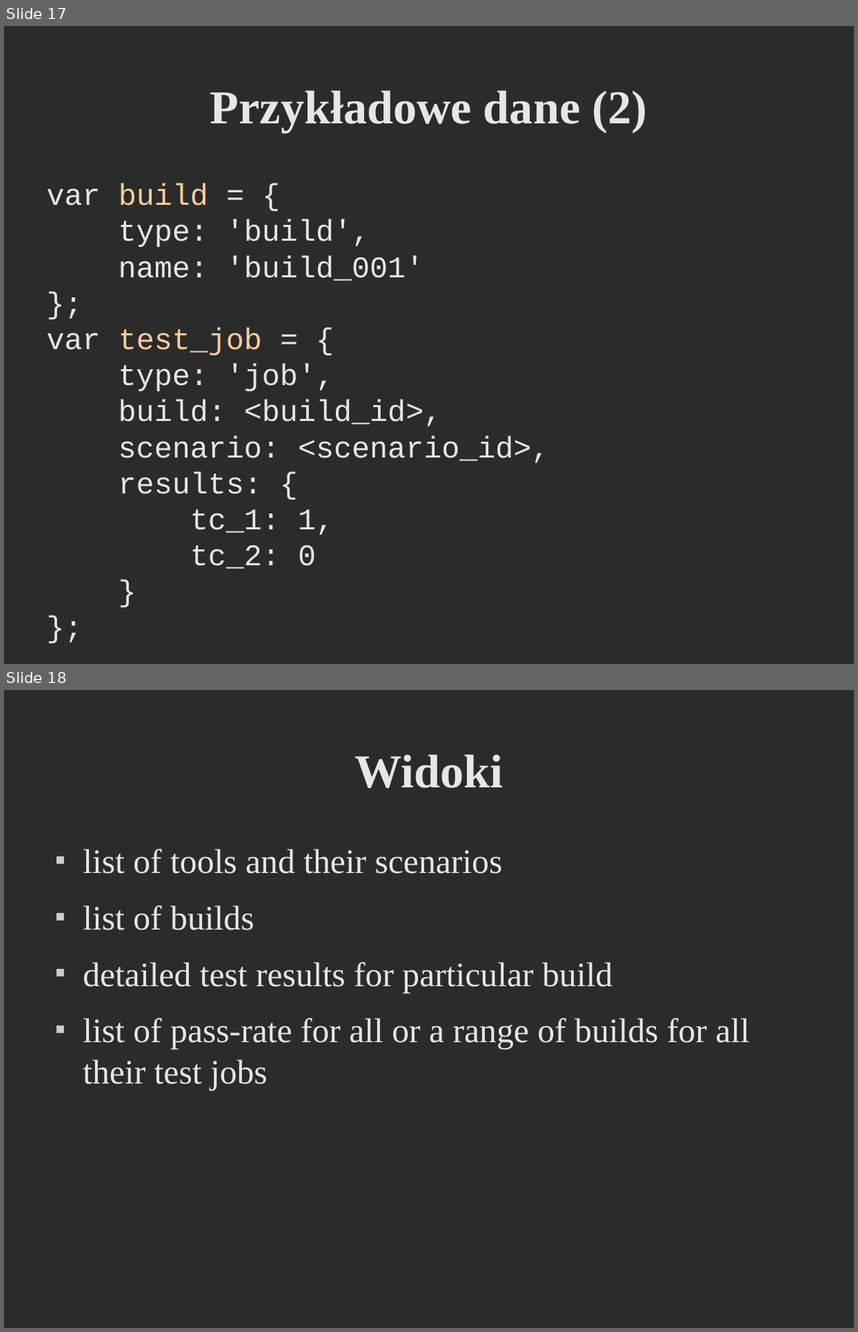
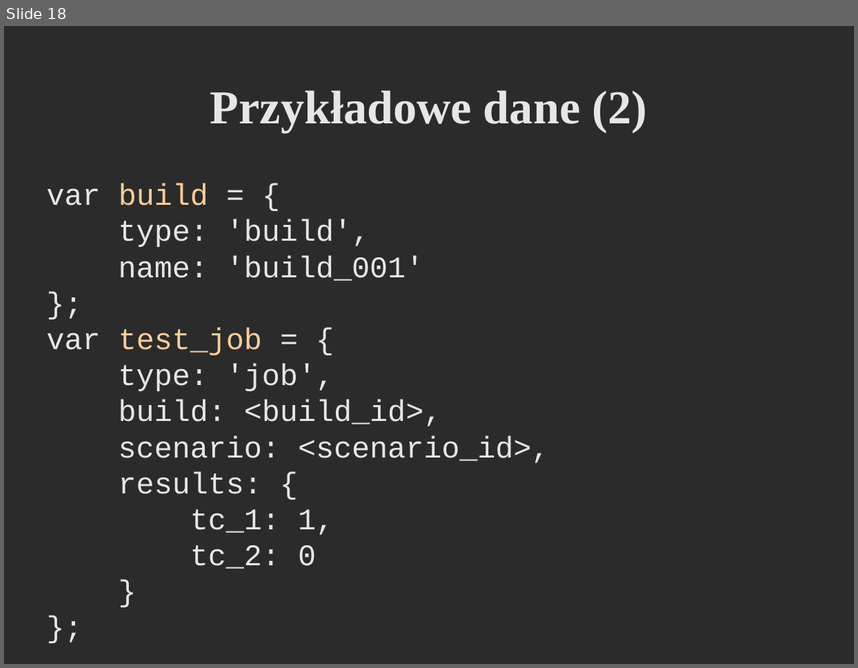
Before and after one commit to godfryd/checking-couchdb, a slide deck: checking-couchdb.odp. Shown one above the other, each under a label of ours: slides 17 and 18 before the commit, slide 18 after it. The pictures are 858x1332 and 858x668 pixels, drawn with LibreOffice and Linux fonts; fonts in the diff are those of the drawing; background and template pictures are left out; a plain dark background stands for a picture behind light text. Boxes give left, top, right and bottom in pixels: in the first picture for what was removed or moved away, otherwise in the second. Text is boxed around its words. In the diff, an @@ line names an element or a change of style, - is before the commit and + after.

```diff
--- a/checking-couchdb.odp
+++ b/checking-couchdb.odp
@@ slide 18 removed at [4, 690, 854, 1328], background picture (left out) @@
@@ title removed at [355, 754, 503, 788] @@
-Widoki
@@ text removed at [83, 849, 750, 1090] @@
-■ list of tools and their scenarios
-■ list of builds
-■ detailed test results for particular build
-■ list of pass-rate for all or a range of builds for all their test jobs
@@ what was slide 17 is now slide 18 @@
```
Also in this commit, not shown: 9 slides changed, 6 slides added, 4 other slides removed.
